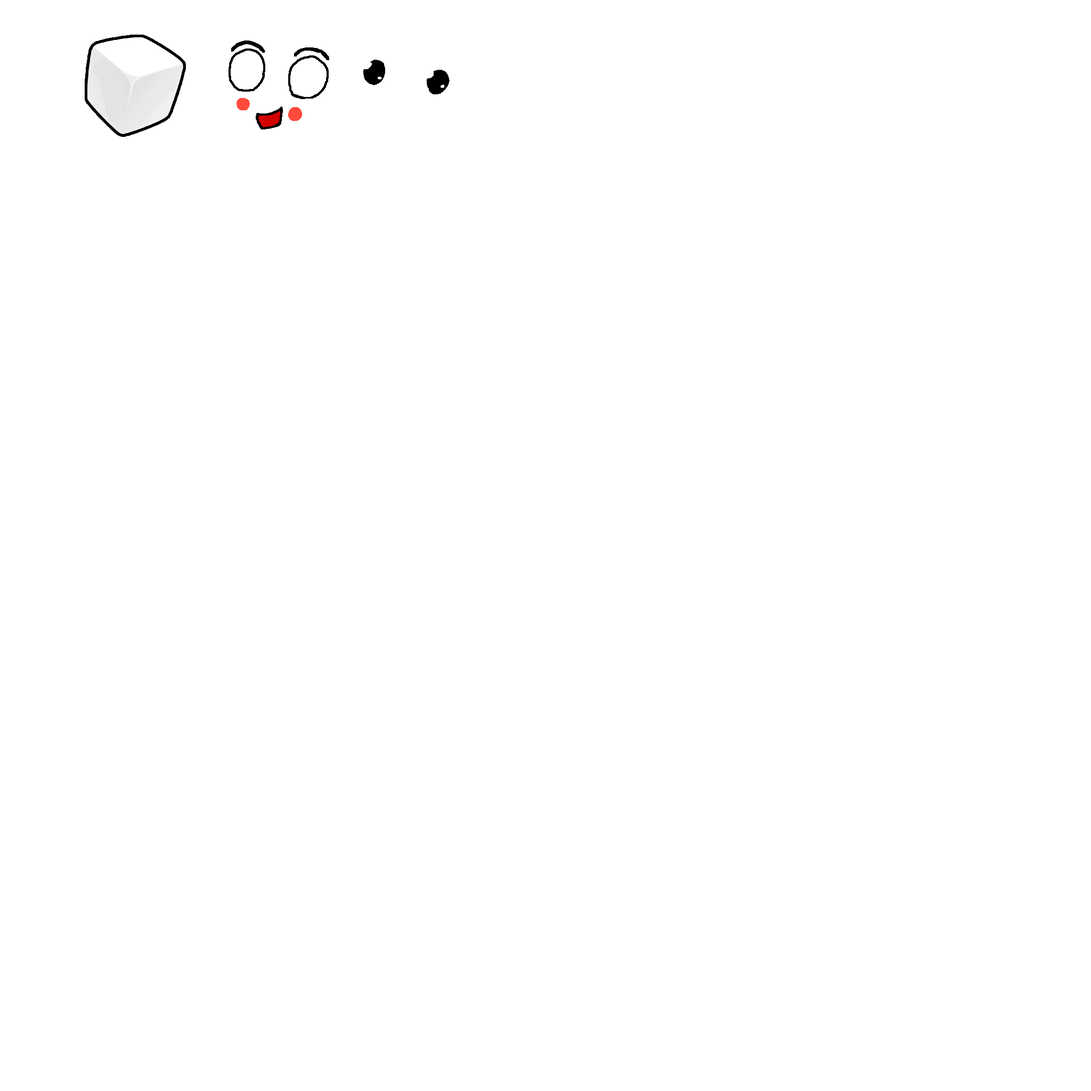
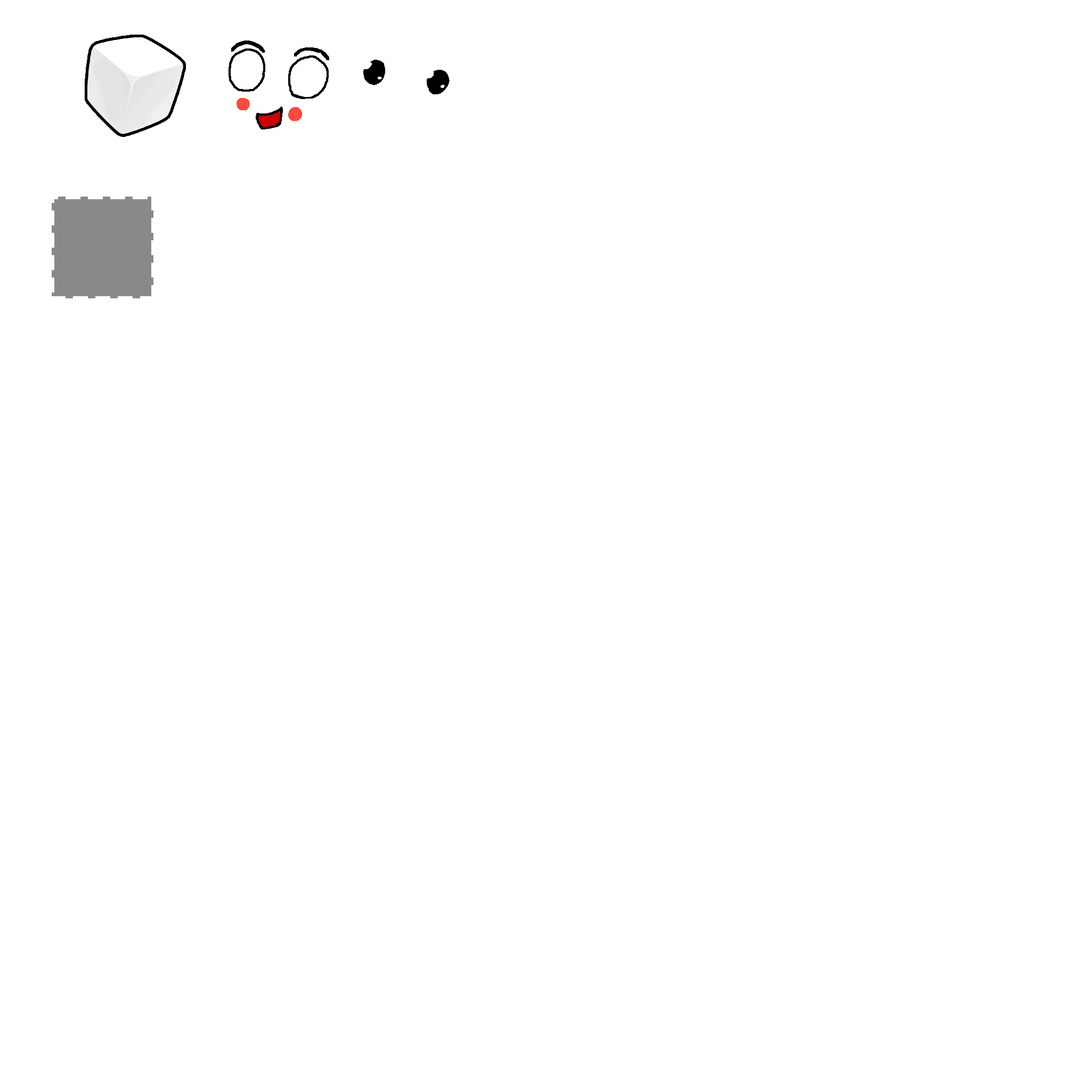
Layered file, before and after one edit (1091×1091). Changes by layer:
added layer "Rectangle 1" above "Layer 4" over bbox(51, 196, 154, 299)
added layer "Layer 4" above "Layer 3" over bbox(51, 196, 154, 299)
